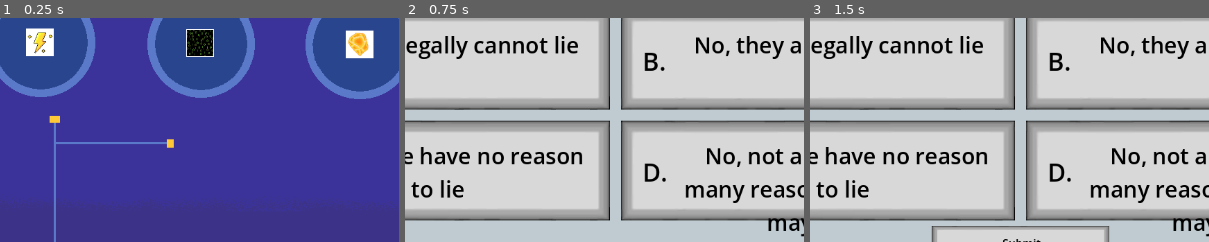
Above: before the commit, frames 1-3 (left to right).
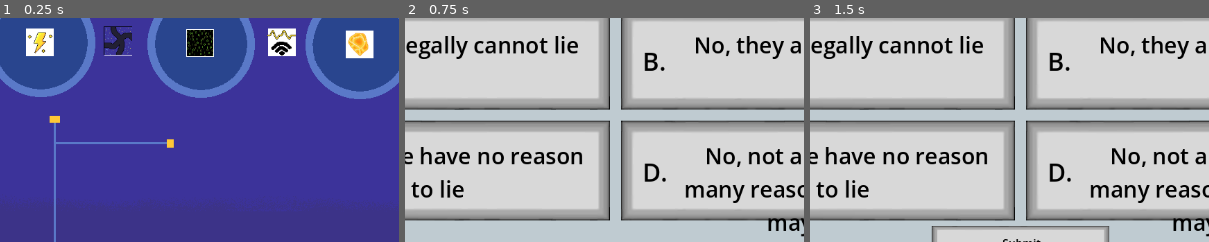
Above: after the commit, the same moments.

Repository: CalebJoines/Computer-Castle
Game: Godot game, scene res://Scenes/resource_picker.tscn
Two runs of this game, one before a commit and one after it. Both use one fixed random seed, a clock stepped at 60 frames per second and the inputs below.
Inputs (mouse positions are % of the whole screen's width and height, from its top left):
- Up to frame 1 (0.25 s): no input
- Up to frame 2 (0.75 s): tap Enter at 0.5 s; drag from (29, 51) to (69, 52) at 0.52 s
- Up to frame 3 (1.5 s): tap Space at 1.25 s; drag from (26, 55) to (74, 55) at 1.27 s
The pictures show only the part of the screen within x 24-74%, y 46-96%; the shares and areas given below are measured in that part.

The runs differ from the first frame. In frame 1, 1.4% of the frame differs, in the area x 25-75%, y 3-17%; in frame 2, nothing differs; in frame 3, nothing differs.

Commit message:
Update resource_picker.tscn

Diff:
--- a/computer-castle-/Scenes/resource_picker.tscn
+++ b/computer-castle-/Scenes/resource_picker.tscn
@@ -5,6 +5,8 @@
 [ext_resource type="Texture2D" uid="uid://b23cno7sihbm1" path="res://Sprites/ResourceSprites/Energy.png" id="3_8usdw"]
 [ext_resource type="Texture2D" uid="uid://c5tbksqfq33g4" path="res://Sprites/ResourceSprites/Data.png" id="4_7857q"]
 [ext_resource type="Texture2D" uid="uid://bekw3fgtjbpjh" path="res://Sprites/ResourceSprites/ai_cores.png" id="5_sqw27"]
+[ext_resource type="Texture2D" uid="uid://okhm37mfcopt" path="res://Sprites/ResourceSprites/circuits.png" id="6_sqw27"]
+[ext_resource type="Texture2D" uid="uid://b78lay1d02mx5" path="res://Sprites/ResourceSprites/Bandwidth.png" id="7_6okmw"]
 
 [node name="ResourcePicker" type="Node2D" unique_id=1574587499]
 
@@ -26,36 +28,38 @@
 scale = Vector2(0.6406249, 0.6406249)
 texture = ExtResource("3_8usdw")
 
-[node name="ClickableBox2" parent="ClickableBoxes" unique_id=120710478 instance=ExtResource("2_ywnrd")]
+[node name="Cores" parent="ClickableBoxes" unique_id=120710478 instance=ExtResource("2_ywnrd")]
 position = Vector2(-35, -12)
 scene_path = "res://Scenes/question.tscn"
 bank = "Security"
 
-[node name="Sprite2D" type="Sprite2D" parent="ClickableBoxes/ClickableBox2" unique_id=220409759]
+[node name="Sprite2D" type="Sprite2D" parent="ClickableBoxes/Cores" unique_id=220409759]
 position = Vector2(20, 20)
 scale = Vector2(0.59375, 0.59375)
 texture = ExtResource("4_7857q")
 
-[node name="ClickableBox3" parent="ClickableBoxes" unique_id=798968945 instance=ExtResource("2_ywnrd")]
+[node name="Data" parent="ClickableBoxes" unique_id=798968945 instance=ExtResource("2_ywnrd")]
 position = Vector2(195, -10)
 scene_path = "res://Scenes/question.tscn"
 bank = "DigitalThreats"
 
-[node name="Sprite2D" type="Sprite2D" parent="ClickableBoxes/ClickableBox3" unique_id=1971554782]
+[node name="Sprite2D" type="Sprite2D" parent="ClickableBoxes/Data" unique_id=1971554782]
 position = Vector2(19.5, 19.5)
 scale = Vector2(0.609375, 0.609375)
 texture = ExtResource("5_sqw27")
 
-[node name="ClickableBox4" parent="ClickableBoxes" unique_id=1430342612 instance=ExtResource("2_ywnrd")]
+[node name="Cables2" parent="ClickableBoxes" unique_id=1430342612 instance=ExtResource("2_ywnrd")]
 position = Vector2(449, -276)
 scene_path = "res://Scenes/game.tscn"
+bank = "DigitalFootprint"
 
-[node name="Label" type="Label" parent="ClickableBoxes/ClickableBox4" unique_id=1923792619]
+[node name="Label" type="Label" parent="ClickableBoxes/Cables2" unique_id=1923792619]
 offset_left = -209.0
 offset_top = 13.0
 offset_right = -9.0
 offset_bottom = 36.0
 text = "Go to Tower Defense map"
+metadata/_edit_use_anchors_ = true
 
 [node name="Label" type="Label" parent="ClickableBoxes" unique_id=1870096570]
 offset_left = -255.0
@@ -63,13 +67,24 @@
 offset_right = 254.0
 offset_bottom = -77.0
 text = "\\/                    Click boxes to pull up question scene                    \\/"
+metadata/_edit_use_anchors_ = true
 
-[node name="Volts Button2" parent="ClickableBoxes" unique_id=896409586 instance=ExtResource("2_ywnrd")]
-position = Vector2(-266, -13)
+[node name="Cables" parent="ClickableBoxes" unique_id=1475129865 instance=ExtResource("2_ywnrd")]
+position = Vector2(-153, -14)
 scene_path = "res://Scenes/question.tscn"
 bank = "MediaLiteracy"
 
-[node name="Sprite2D" type="Sprite2D" parent="ClickableBoxes/Volts Button2" unique_id=738725581]
+[node name="Sprite2D" type="Sprite2D" parent="ClickableBoxes/Cables" unique_id=634485076]
 position = Vector2(19.999996, 19.000002)
 scale = Vector2(0.6406249, 0.6406249)
-texture = ExtResource("3_8usdw")
+texture = ExtResource("6_sqw27")
+
+[node name="Cables3" parent="ClickableBoxes" unique_id=1346519469 instance=ExtResource("2_ywnrd")]
+position = Vector2(83, -13)
+scene_path = "res://Scenes/question.tscn"
+bank = "Scams_and_links"
+
+[node name="Sprite2D" type="Sprite2D" parent="ClickableBoxes/Cables3" unique_id=944468073]
+position = Vector2(19.999996, 19.000002)
+scale = Vector2(0.6406249, 0.6406249)
+texture = ExtResource("7_6okmw")
